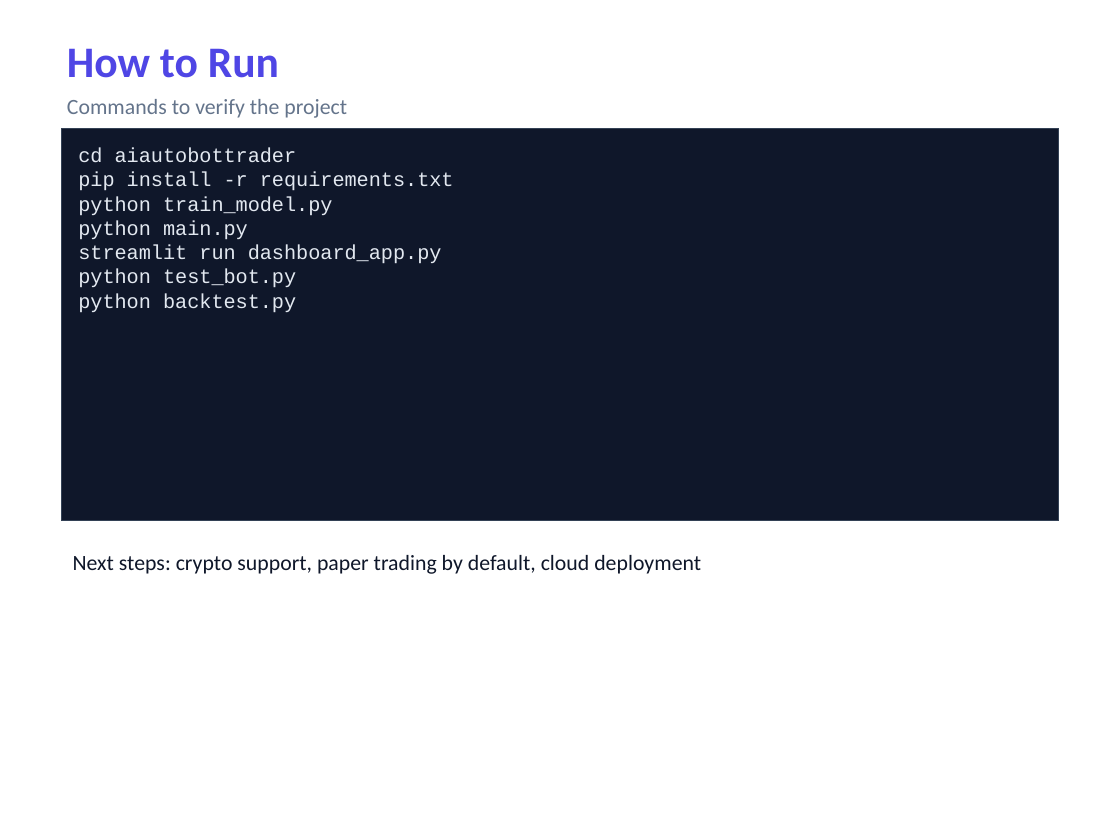
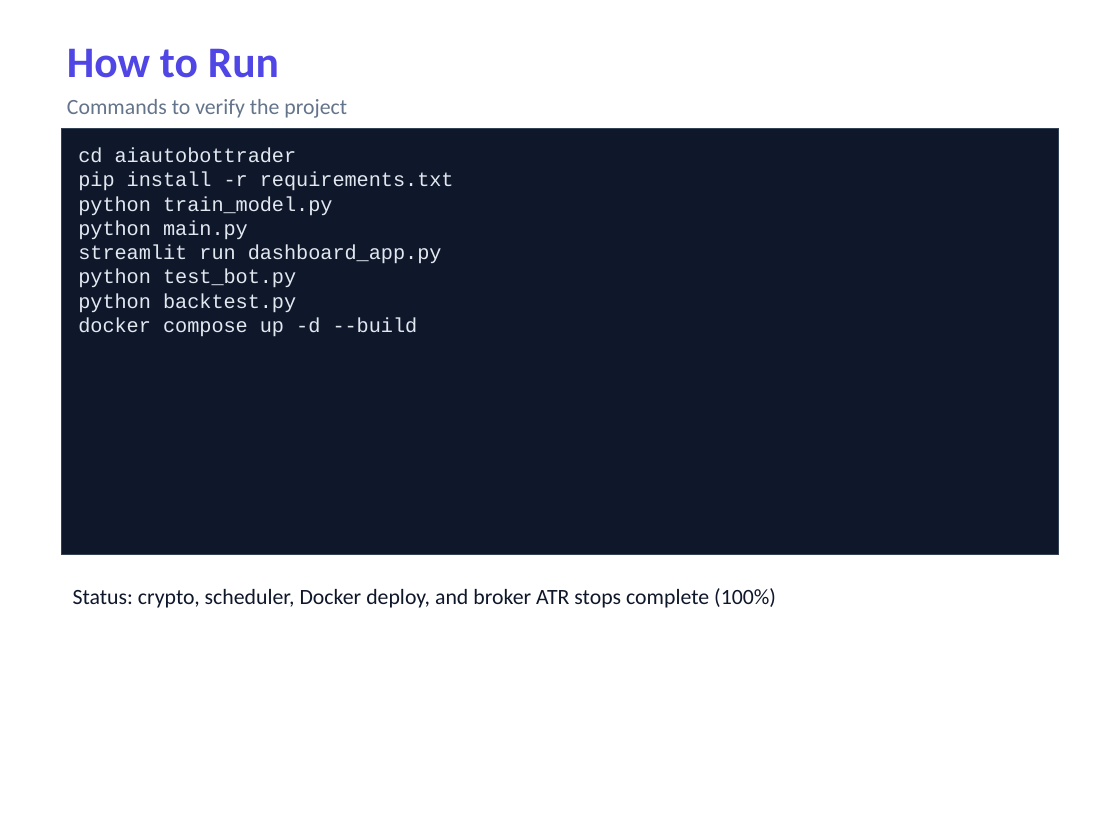
Before and after one commit to MarioH88/aiautobottrader, a slide deck: slide 12 of docs/AI_AutoBot_Trader_Progress_Report_v2.pptx (slide 11 before the commit). Drawn at 1120x840 pixels with LibreOffice and Linux fonts; fonts in the diff are those of the drawing. Boxes give left, top, right and bottom in pixels: in the first picture for what was removed or moved away, otherwise in the second. Text is boxed around its words. In the diff, an @@ line names an element or a change of style, - is before the commit and + after.

Commit message:
Complete crypto, scheduler, broker stops, and deployment tooling.
Bring the bot to full feature coverage with stock/crypto data, trading windows, alpaca-py dashboard, Docker deploy, docs, and tests while keeping secrets out of git.

```diff
--- a/docs/AI_AutoBot_Trader_Progress_Report_v2.pptx
+++ b/docs/AI_AutoBot_Trader_Progress_Report_v2.pptx
@@ rectangle "cd aiautobottrader pip install -r ...": place and size @@
-rectangle "cd aiautobottrader pip install -r ..." at (62, 129, 1058, 521)
+rectangle "cd aiautobottrader pip install -r ..." at (62, 129, 1058, 554)
@@ text in rectangle at (78, 148, 454, 337): text changed @@
-cd aiautobottrader
-pip install -r requirements.txt
-python train_model.py
-python main.py
-streamlit run dashboard_app.py
-python test_bot.py
-python backtest.py
+cd aiautobottrader
+pip install -r requirements.txt
+python train_model.py
+python main.py
+streamlit run dashboard_app.py
+python test_bot.py
+python backtest.py
+docker compose up -d --build
@@ text at (73, 588, 776, 608): text changed @@
-Next steps: crypto support, paper trading by default, cloud deployment
+Status: crypto, scheduler, Docker deploy, and broker ATR stops complete (100%)
```
Also in this commit, not shown: 7 other slides changed, 1 slide added, 31 other files.
